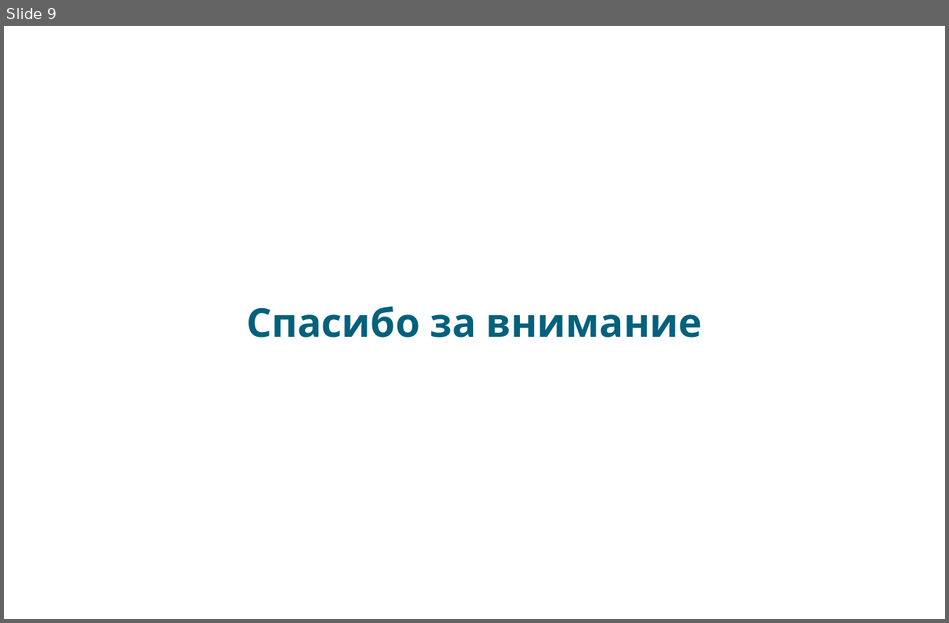
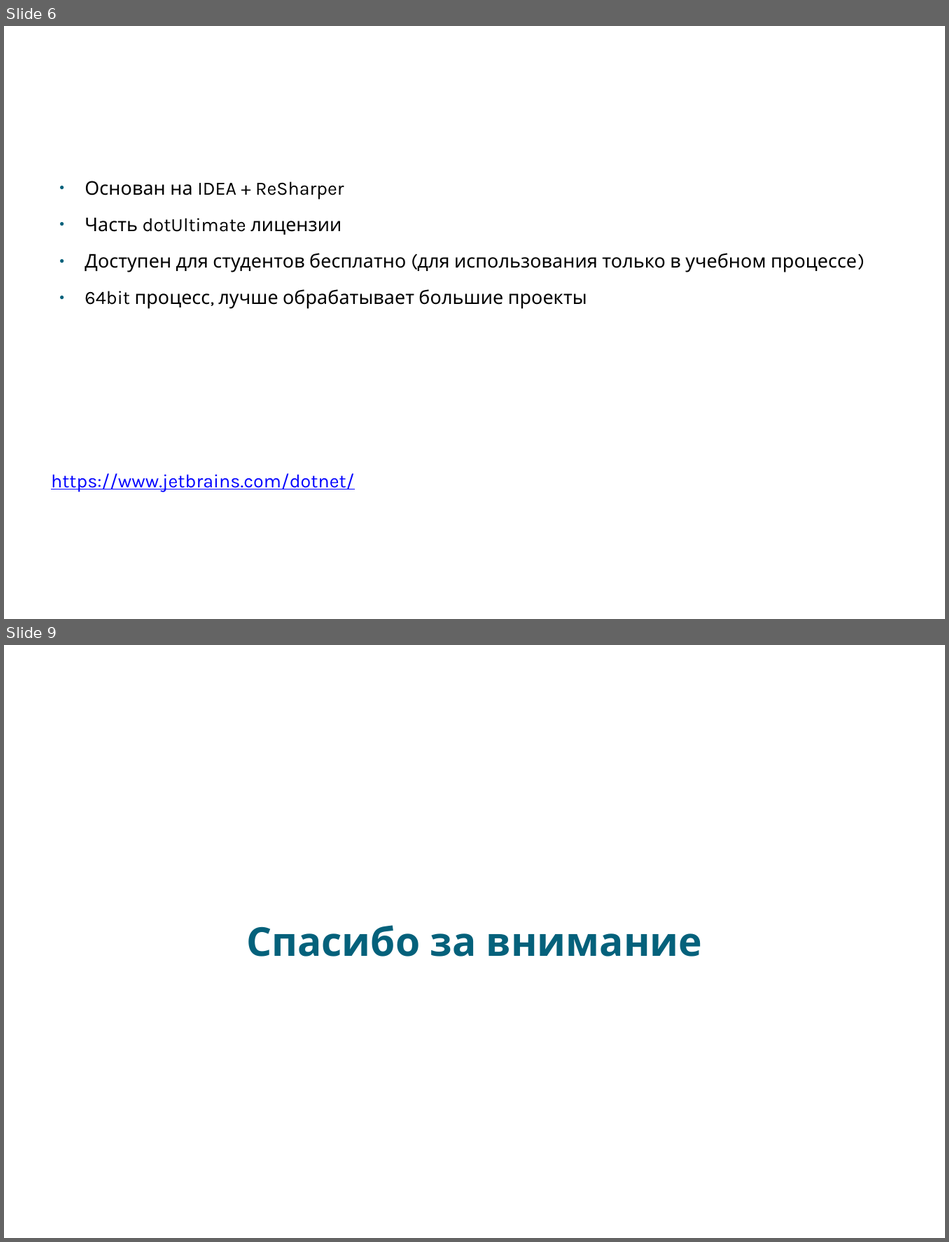
Before and after one commit to klimenkoAnna/DeveloperInstrumentalTools, a slide deck: docs/ETU DIT #1.pptx. Shown one above the other, each under a label of ours: slide 9 before the commit, slides 6 and 9 after it; the slides between them are not shown. The pictures are 949x623 and 949x1242 pixels, drawn with LibreOffice and Linux fonts; fonts in the diff are those of the drawing; background and template pictures are left out. Boxes give left, top, right and bottom in pixels: in the first picture for what was removed or moved away, otherwise in the second. Text is boxed around its words. In the diff, an @@ line names an element or a change of style, - is before the commit and + after.

```diff
--- a/docs/ETU DIT #1.pptx
+++ b/docs/ETU DIT #1.pptx
@@ slide 6 added at bbox=[4, 26, 945, 619], background picture (left out) @@
@@ text added at bbox=[52, 35, 898, 134], 60 pt, text #FFFFFF @@
+JetBrains Rider
@@ text added at bbox=[51, 181, 857, 492], 18.9 pt, text #000000 @@
+● Основан на IDEA + ReSharper
+● Часть dotUltimate лицензии
+● Доступен для студентов бесплатно (для использования только в учебном процессе)
+● 64bit процесс, лучше обрабатывает большие проекты
+https://www.jetbrains.com/dotnet/
```
Also in this commit, not shown: 6 slides changed, 1 other slide added, 2 slides removed.
